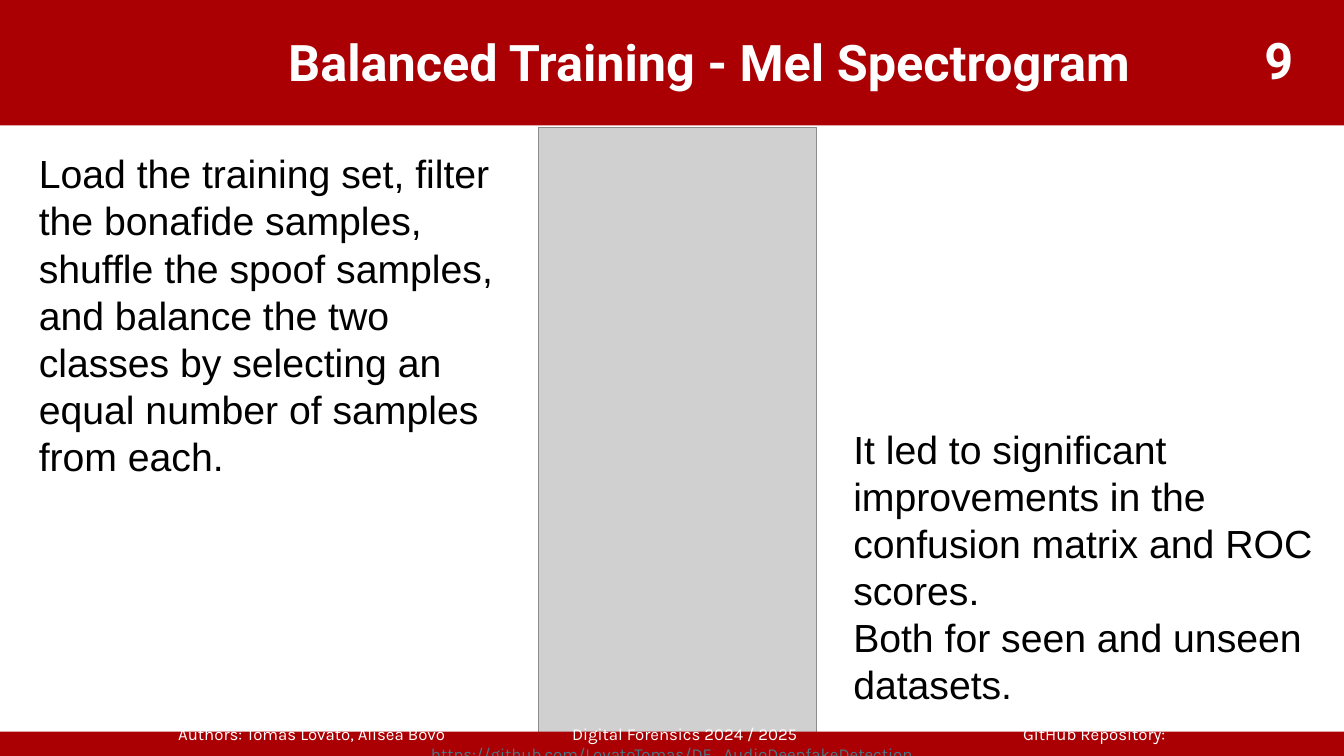
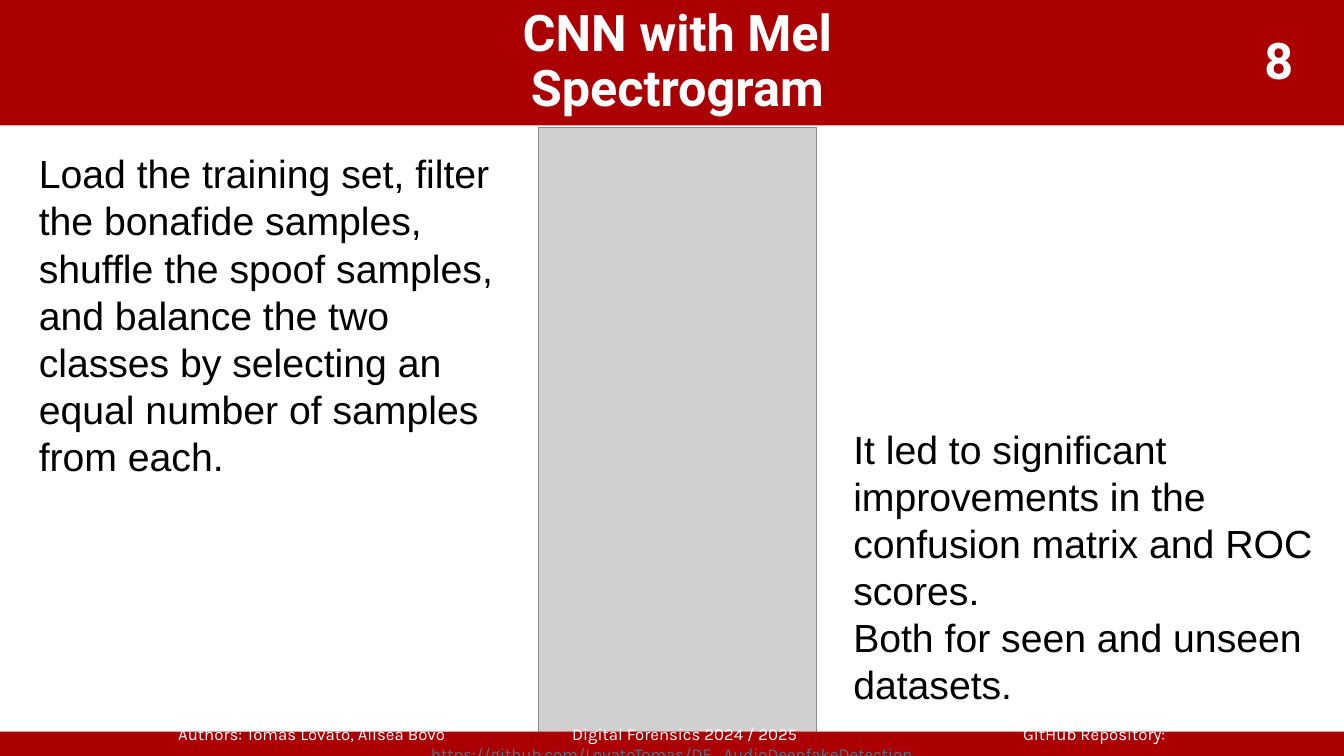
Before and after one commit to LovatoTomas/DF_AudioDeepfakeDetection, a slide deck: slide 8 of DeepFake_Audio_Detection.pptx (slide 9 before the commit). Drawn at 1344x756 pixels with LibreOffice and Linux fonts; fonts in the diff are those of the drawing; grey boxes stand for pictures; background and template pictures are left out. Boxes give left, top, right and bottom in pixels: in the first picture for what was removed or moved away, otherwise in the second. Text is boxed around its words. In the diff, an @@ line names an element or a change of style, - is before the commit and + after.

```diff
--- a/DeepFake_Audio_Detection.pptx
+++ b/DeepFake_Audio_Detection.pptx
@@ title at (523, 13, 832, 117): text changed @@
-Balanced Training - Mel Spectrogram
+CNN with Mel Spectrogram
@@ page number at (1264, 42, 1293, 80): text changed @@
-9
+8
```
Also in this commit, not shown: 14 other slides changed, 3 slides removed, 2 other files.
